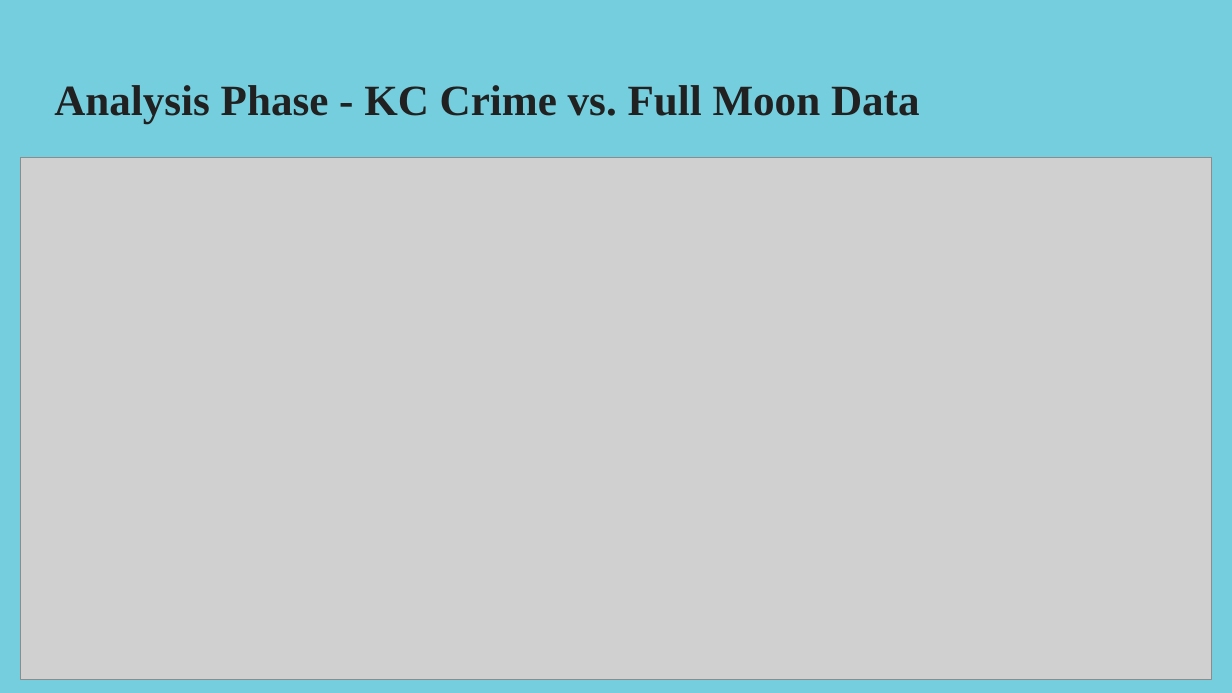
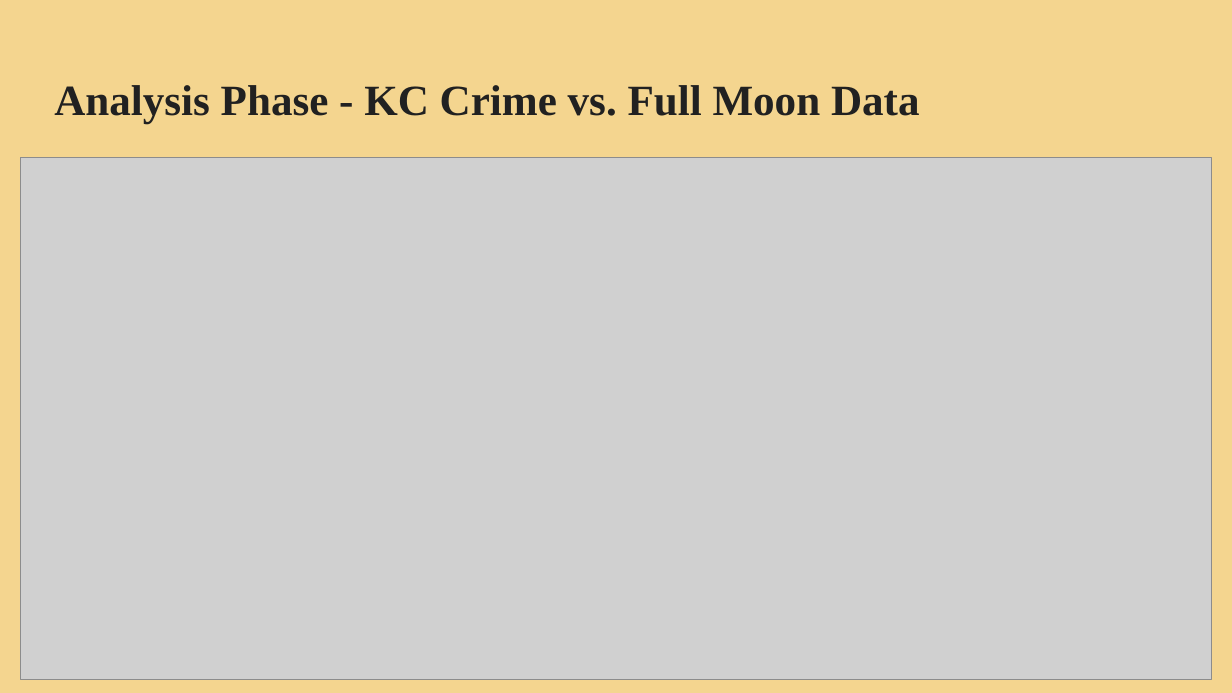
Before and after one commit to rulamia/Horrorscopes, a slide deck: slide 15 of HorrorscopesFinal.pptx (slide 16 before the commit). Drawn at 1232x693 pixels with LibreOffice and Linux fonts; fonts in the diff are those of the drawing; grey boxes stand for pictures. Boxes give left, top, right and bottom in pixels: in the first picture for what was removed or moved away, otherwise in the second. Text is boxed around its words. In the diff, an @@ line names an element or a change of style, - is before the commit and + after.

```diff
--- a/HorrorscopesFinal.pptx
+++ b/HorrorscopesFinal.pptx
@@ background #75CEDE to #F4D58F @@
```
Also in this commit, not shown: 8 other slides changed.
